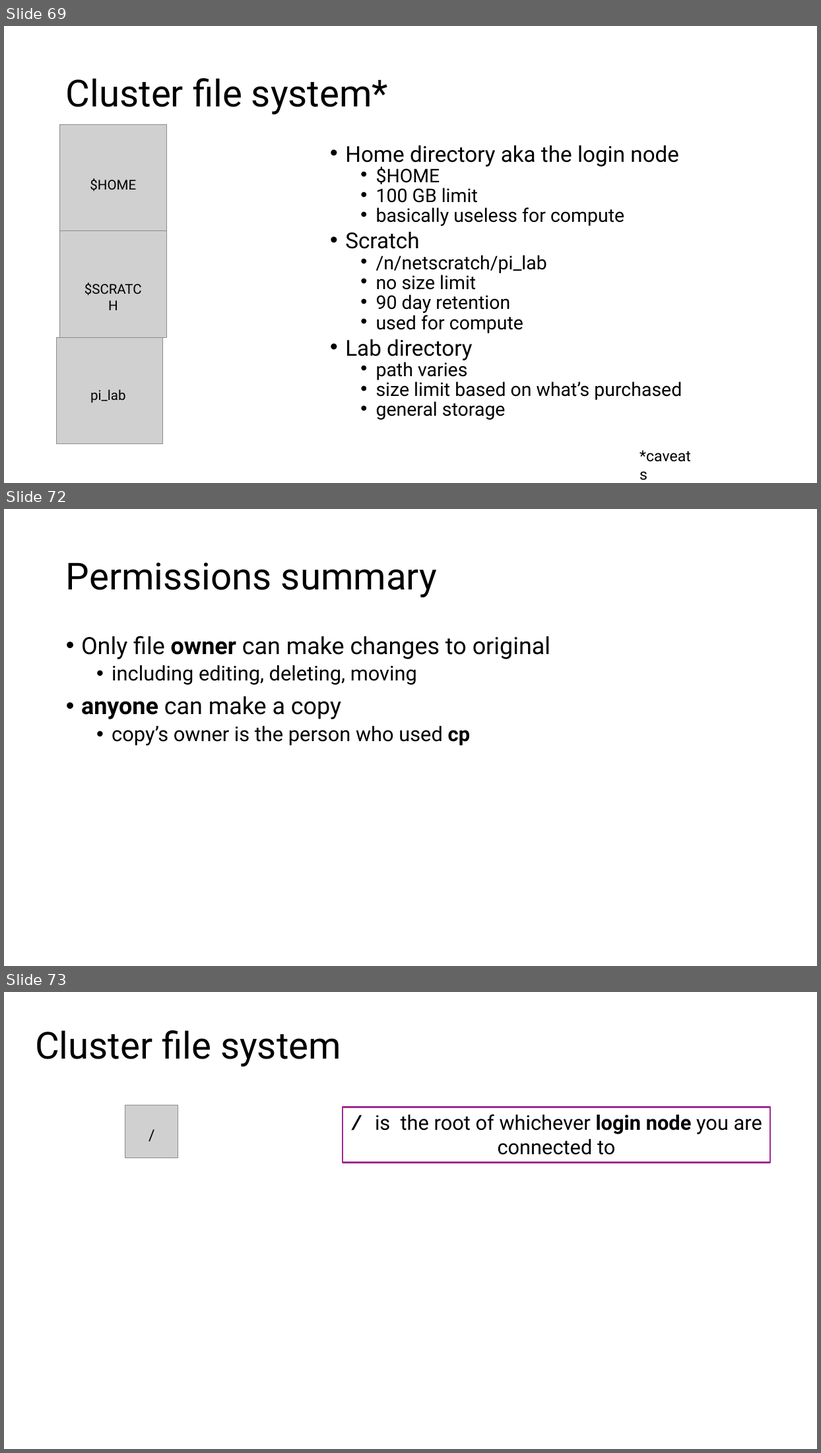
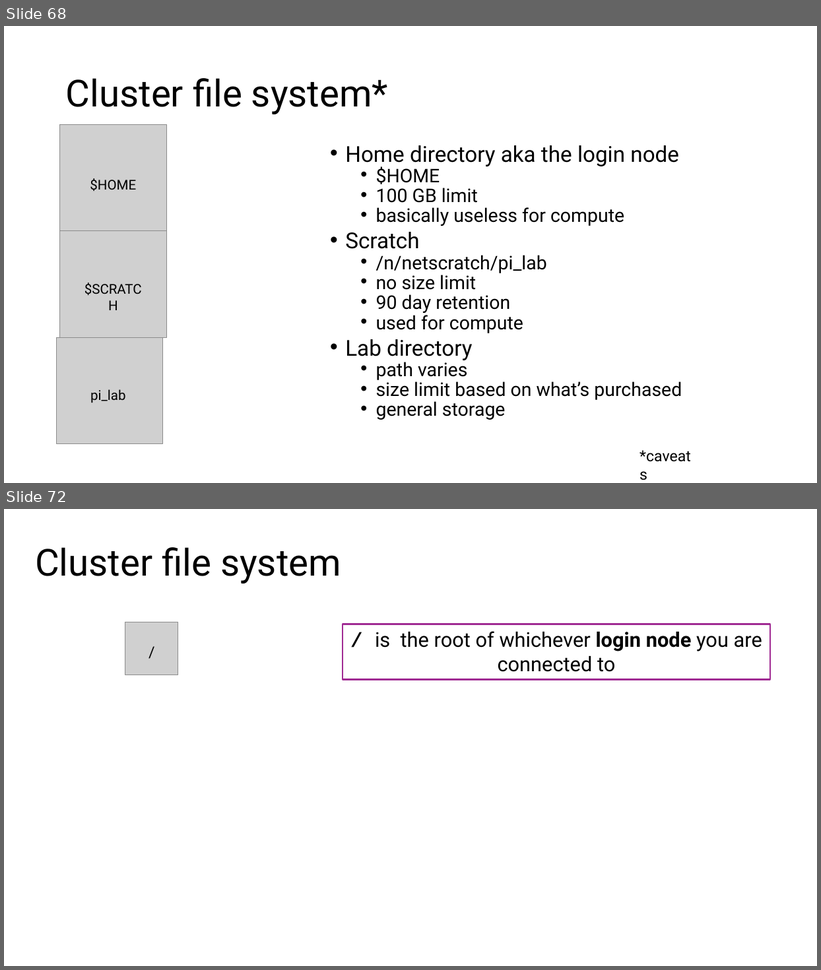
Before and after one commit to harvardinformatics/short-trainings, a slide deck: cmd-line-101/filesystems.pptx. Shown one above the other, each under a label of ours: slides 69, 72 and 73 before the commit, slides 68 and 72 after it; the slides between them are not shown. The pictures are 821x1453 and 821x970 pixels, drawn with LibreOffice and Linux fonts; fonts in the diff are those of the drawing; grey boxes stand for pictures. Boxes give left, top, right and bottom in pixels: in the first picture for what was removed or moved away, otherwise in the second. Text is boxed around its words. In the diff, an @@ line names an element or a change of style, - is before the commit and + after.

```diff
--- a/cmd-line-101/filesystems.pptx
+++ b/cmd-line-101/filesystems.pptx
@@ slide 72 removed at (4, 509, 817, 966), background #FFFFFF @@
@@ title removed at (66, 562, 437, 597) @@
-Permissions summary
@@ text removed at (81, 636, 550, 746) @@
-• Only file owner can make changes to original
-  • including editing, deleting, moving
-• anyone can make a copy
-  • copy’s owner is the person who used cp
@@ what was slide 69 is now slide 68 @@
@@ what was slide 73 is now slide 72 @@
```
Also in this commit, not shown: 4 slides changed, 1 slide added, 1 other slide removed.
